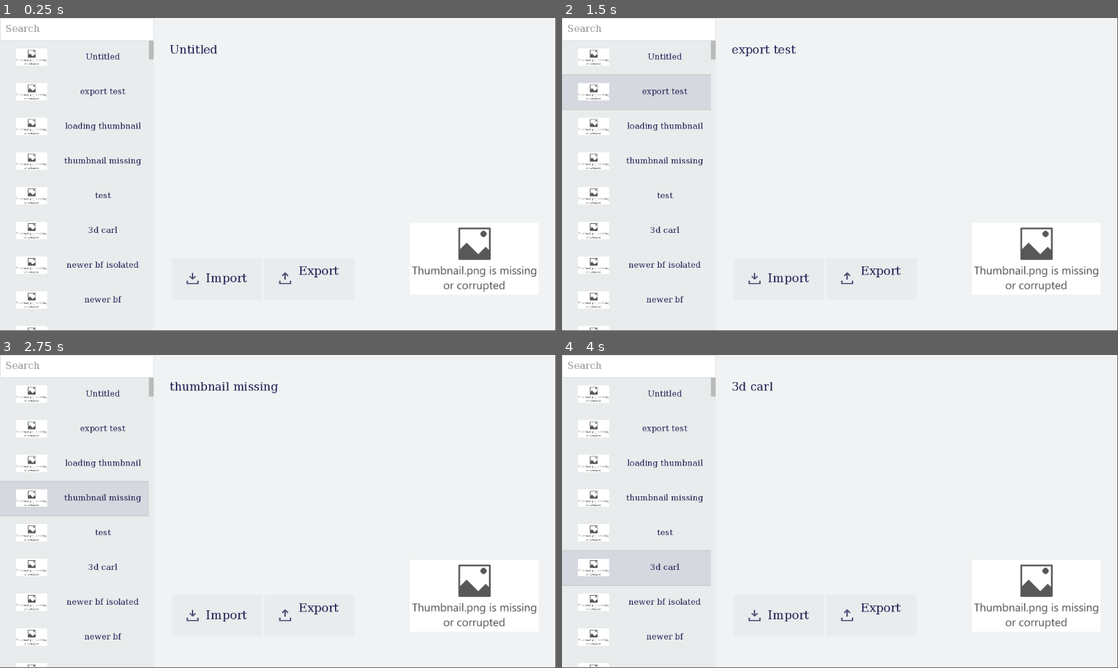
Above: before the commit, frames 1-4 (two rows, left to right).
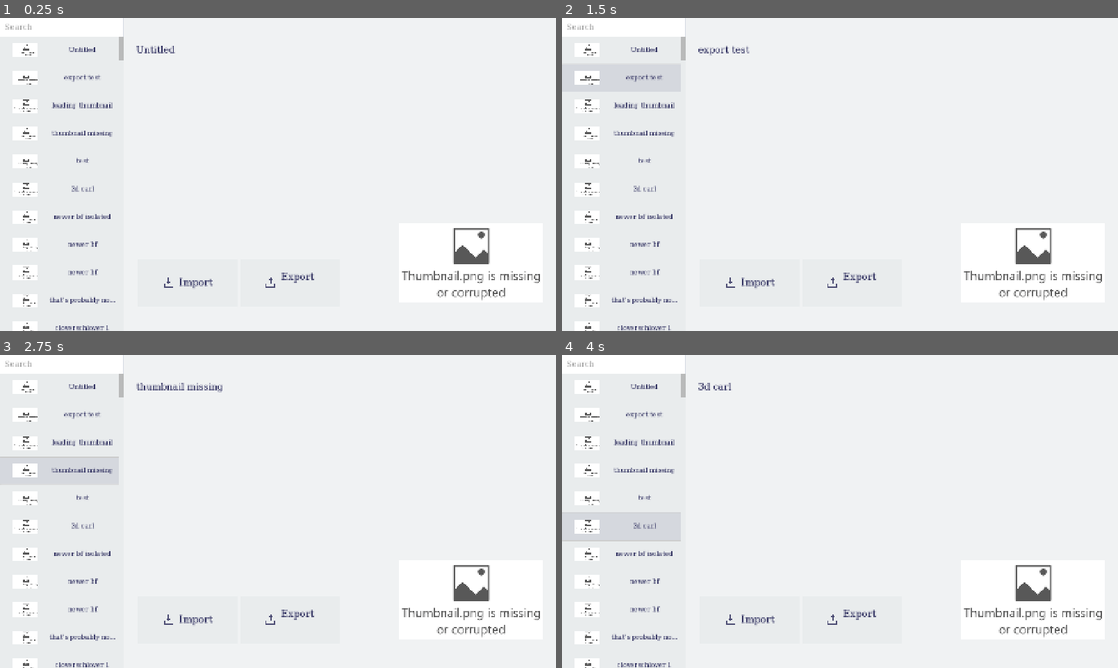
Above: after the commit, the same moments.

Repository: silkycell/Paint-3D-Project-Manager
Game: Godot game, scene res://menu/projects/projects_menu.tscn
Same seed, same stepped clock (60 frames per second), same inputs: the game is played once before the commit and once after it.
Inputs:
- Up to frame 1 (0.25 s): no input
- Up to frame 2 (1.5 s): click "Untitled" at 0.5 s; click "export test" at 1.25 s
- Up to frame 3 (2.75 s): click "thumbnail missing" at 2 s
- Up to frame 4 (4 s): click "test" at 2.75 s; click "3d carl" at 3.5 s
The window is 799x449 before the commit and 800x450 after it. Grey fills any space a smaller window leaves; there, only what the larger window draws over its background counts as a difference.

The runs differ from the first frame. In frame 1, 4.0% of the frame differs, in the area x 0-98%, y 0-100%; in frame 2, 4.9%; in frame 3, 5.0%; in frame 4, 5.1%.

Commit message:
change window mode to canvas_items expand

Diff:
--- a/project.godot
+++ b/project.godot
@@ -27,3 +27,6 @@
 [display]
 
 window/subwindows/embed_subwindows=false
+window/stretch/mode="canvas_items"
+window/stretch/aspect="expand"
+window/stretch/scale=0.8
